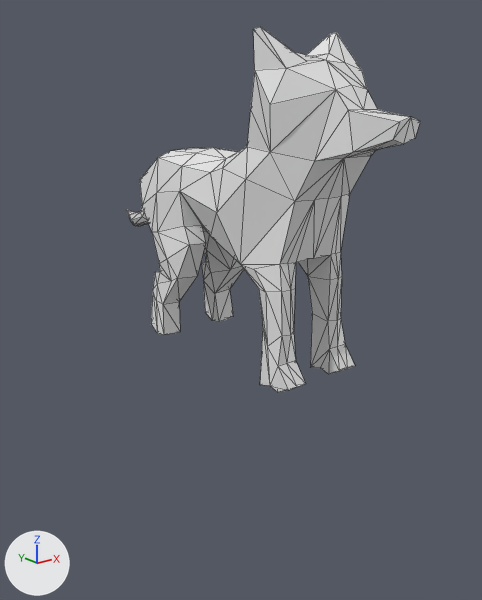
Renders of the glTF model art/model/wolf_model_0.1.glb from each side of a commit.
Both versions are drawn from a camera (50 mm lens) standing at (-11.98, -15.04, 2.99) and looking at (-0.75, -0.99, -2.62). Every picture has the same lights, and +X, +Y and +Z are marked at lower left. Mesh edges are drawn as thin lines.

Objects in the first picture: 'wolfmesh'.
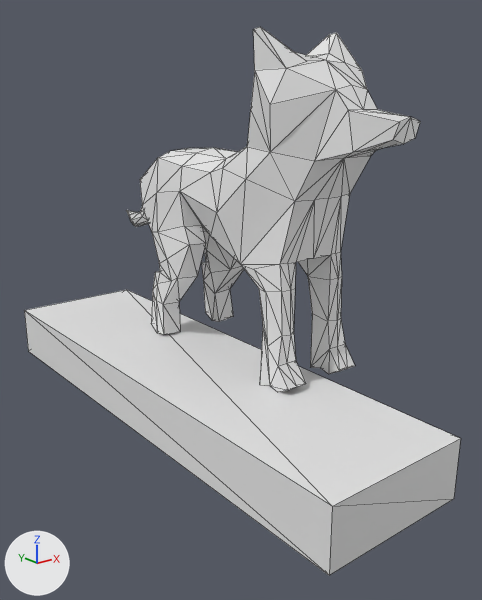
Pixel boxes (x1, y1, x2, y2) of what changed, in the pictures (482 x 600 px):
'testfloor', added: after (24, 290, 461, 575)

Patch to the scene script:
```diff
--- a/art/model/wolf_model_0.1.glb.py
+++ b/art/model/wolf_model_0.1.glb.py
@@ me_plane @@
+me_plane.from_pydata(...)  # a box spanning x -3.8..0.3, y -7.6..7.6, z -1.6..0.0
@@ ob_testfloor @@
+ob_testfloor = bpy.data.objects.new('testfloor', me_plane)
+ob_testfloor.location = (0.0, 0.0, -4.5)
```
